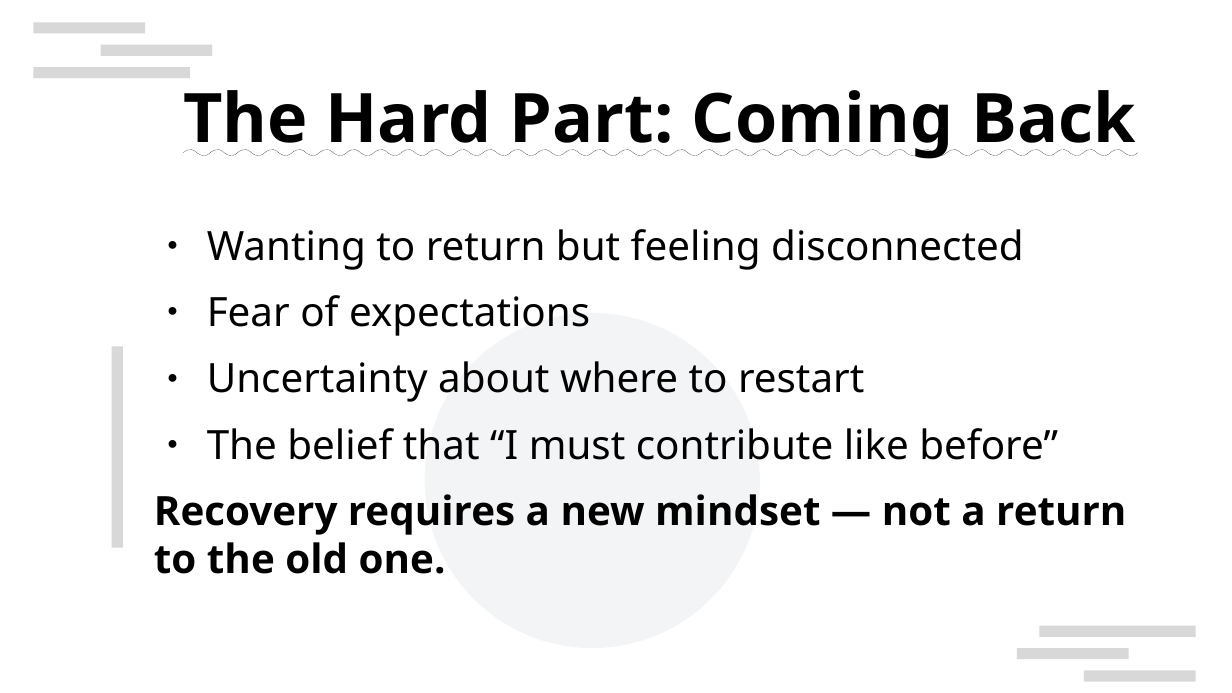
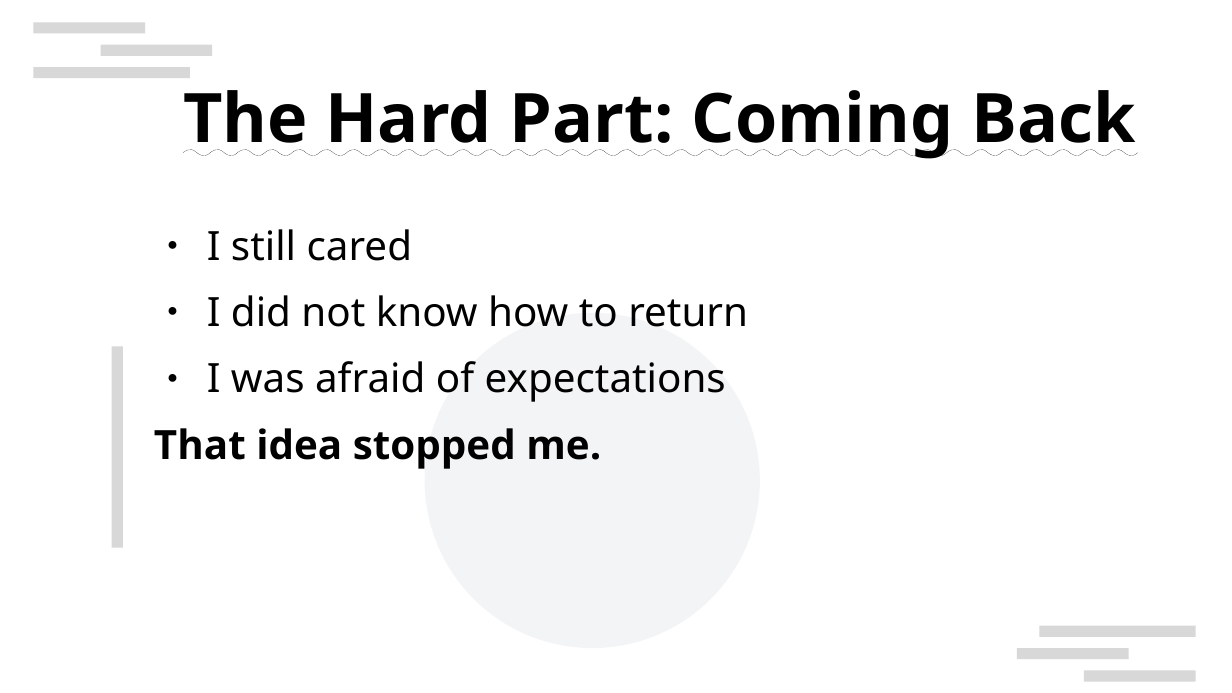
Before and after one commit to naruoga/presentations, a slide deck: slide 6 of FOSSASIA2026-yuru-participation.odp (slide 5 before the commit). Drawn at 1232x693 pixels with LibreOffice and Linux fonts; fonts in the diff are those of the drawing; background and template pictures are left out. Boxes give left, top, right and bottom in pixels: in the first picture for what was removed or moved away, otherwise in the second. Text is boxed around its words. In the diff, an @@ line names an element or a change of style, - is before the commit and + after.

```diff
--- a/FOSSASIA2026-yuru-participation.odp
+++ b/FOSSASIA2026-yuru-participation.odp
@@ text at [154,229,748,469]: text changed @@
-● Wanting to return but feeling disconnected
-● Fear of expectations
-● Uncertainty about where to restart
-● The belief that “I must contribute like before”
-Recovery requires a new mindset — not a return to the old one.
+● I still cared
+● I did not know how to return
+● I was afraid of expectations
+That idea stopped me.
```
Also in this commit, not shown: 9 other slides changed, 1 slide added.
